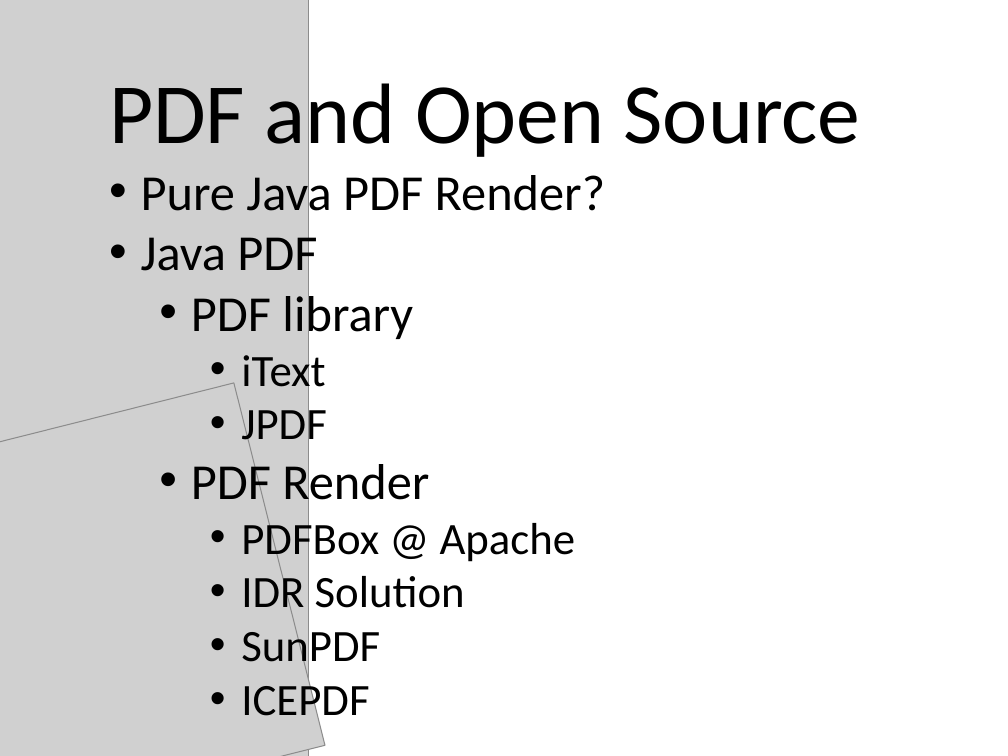
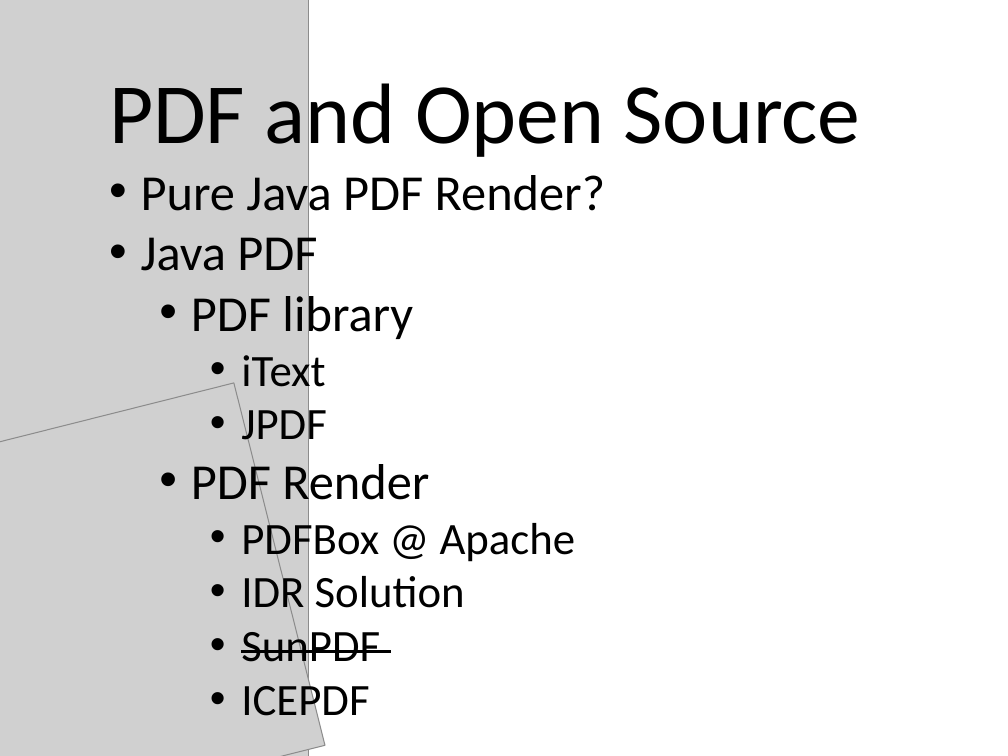
Before and after one commit to lumpchen/sledge, a slide deck: slide 68 of resource/pdf.pptx (slide 70 before the commit). Drawn at 1008x756 pixels with LibreOffice and Linux fonts; fonts in the diff are those of the drawing; grey boxes stand for pictures; background and template pictures are left out. Boxes give left, top, right and bottom in pixels: in the first picture for what was removed or moved away, otherwise in the second. Text is boxed around its words. In the diff, an @@ line names an element or a change of style, - is before the commit and + after.

```diff
--- a/resource/pdf.pptx
+++ b/resource/pdf.pptx
@@ text at [241,624,380,673]: strikethrough on in "SunPDF" @@
```
Also in this commit, not shown: 2 other slides changed, 2 slides removed.
